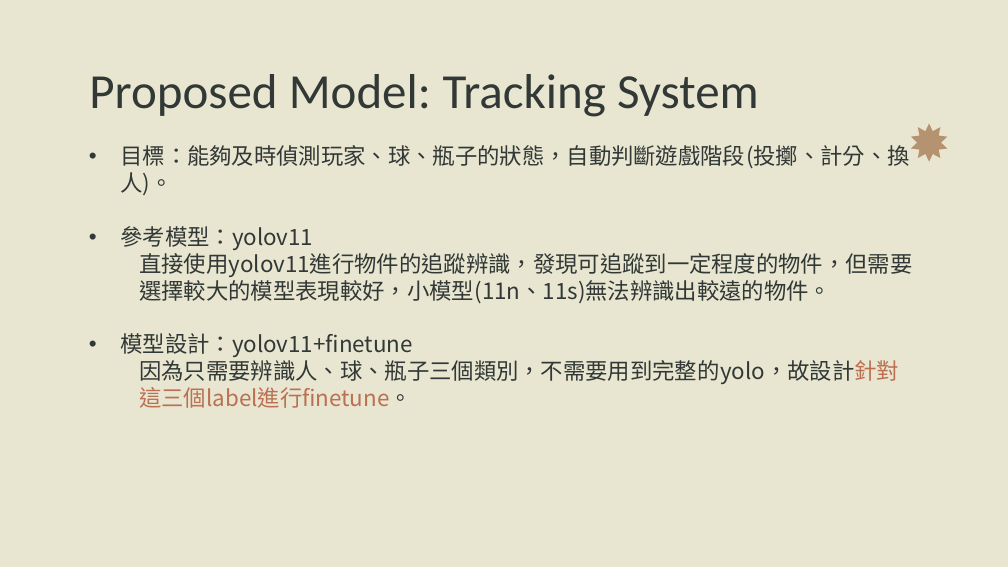
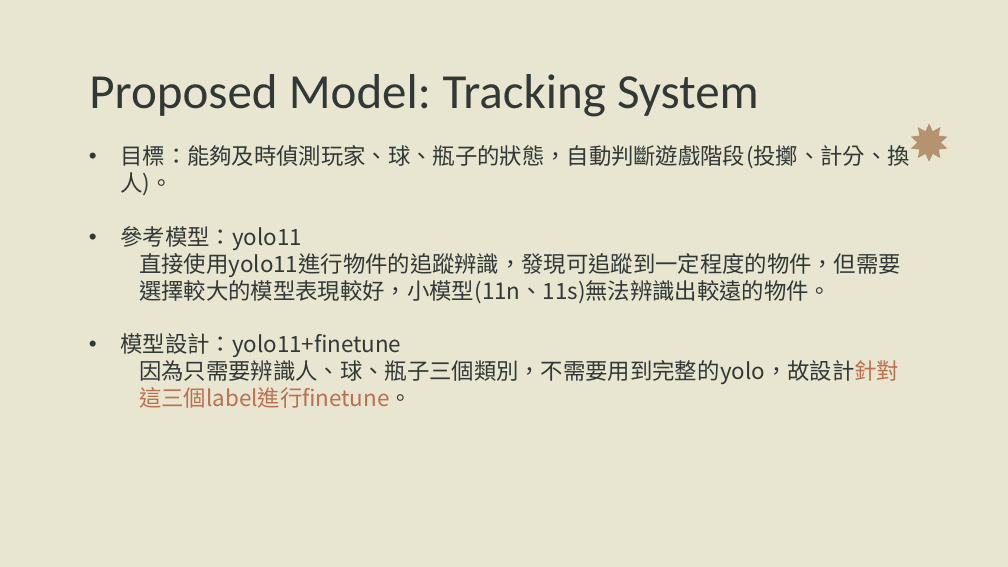
Before and after one commit to Ken0221/final_project_intro_to_ai, a slide deck: slide 11 of AI-final-presentation.pptx. Drawn at 1008x567 pixels with LibreOffice and Linux fonts; fonts in the diff are those of the drawing; background and template pictures are left out. Boxes give left, top, right and bottom in pixels: in the first picture for what was removed or moved away, otherwise in the second. Text is boxed around its words. In the diff, an @@ line names an element or a change of style, - is before the commit and + after.

```diff
--- a/AI-final-presentation.pptx
+++ b/AI-final-presentation.pptx
@@ text at (120,226,901,357): text changed @@
-• 參考模型：yolov11
-  直接使用yolov11進行物件的追蹤辨識，發現可追蹤到一定程度的物件，但需要選擇較大的模型表現較好，小模型(11n、11s)無法辨識出較遠的物件。
-• 模型設計：yolov11+finetune
+• 參考模型：yolo11
+  直接使用yolo11進行物件的追蹤辨識，發現可追蹤到一定程度的物件，但需要選擇較大的模型表現較好，小模型(11n、11s)無法辨識出較遠的物件。
+• 模型設計：yolo11+finetune
```
Also in this commit, not shown: 4 other slides changed, 3 slides added.
